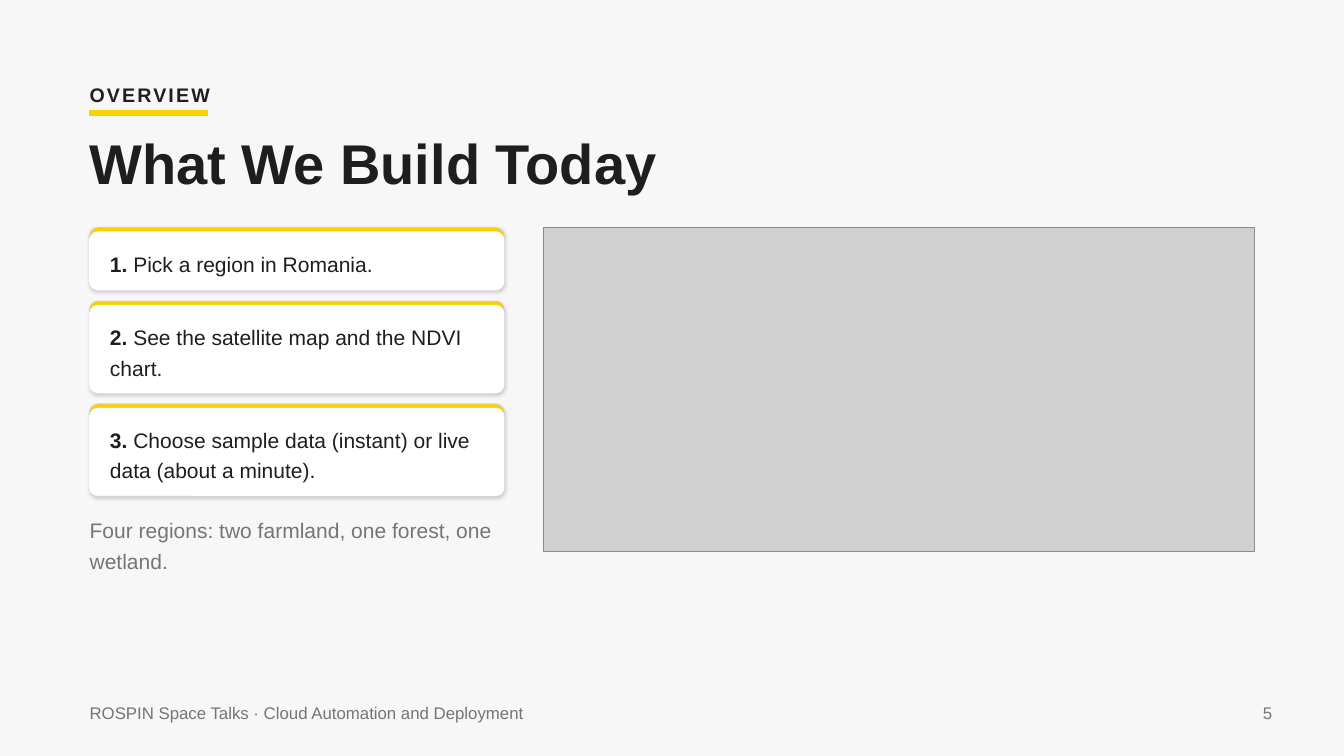
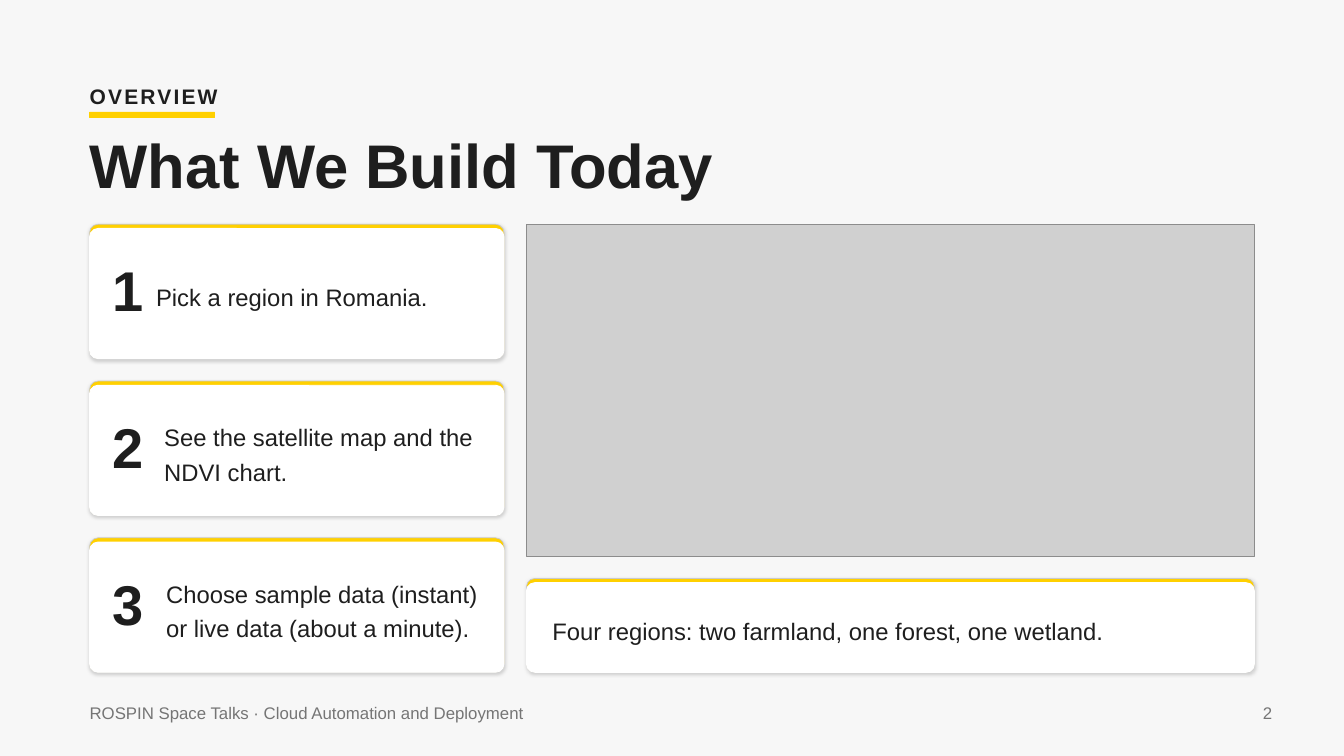
Before and after one commit to agi1clj/ROSPIN_Workshop_Infra, a slide deck: slide 2 of docs/ROSPIN-Cloud-Workshop.pptx (slide 5 before the commit). Drawn at 1344x756 pixels with LibreOffice and Linux fonts; fonts in the diff are those of the drawing; grey boxes stand for pictures. Boxes give left, top, right and bottom in pixels: in the first picture for what was removed or moved away, otherwise in the second. Text is boxed around its words. In the diff, an @@ line names an element or a change of style, - is before the commit and + after.

```diff
--- a/docs/ROSPIN-Cloud-Workshop.pptx
+++ b/docs/ROSPIN-Cloud-Workshop.pptx
@@ text "OVERVIEW" at box(89, 79, 236, 120): size 21 to 22.5 pt @@
@@ rectangle: place and size @@
-rectangle at box(89, 110, 208, 116)
+rectangle at box(89, 112, 214, 118)
@@ text "What We Build Today" at box(90, 143, 713, 199): size 60 to 66 pt @@
@@ rounded rectangle: place and size @@
-rounded rectangle at box(89, 228, 504, 290)
+rounded rectangle at box(89, 224, 504, 359)
@@ rounded rectangle: place and size @@
-rounded rectangle at box(89, 232, 504, 290)
+rounded rectangle at box(89, 228, 504, 359)
@@ picture: place and size @@
-picture at box(543, 228, 1254, 551)
+picture at box(526, 224, 1254, 556)
@@ text added at box(113, 272, 144, 311), 60 pt, text #1E1E1E, bold @@
+1
@@ text at box(156, 288, 428, 311): text changed; size 22.5 to 25.5 pt @@
-1. Pick a region in Romania.
+Pick a region in Romania.
@@ rounded rectangle: place and size @@
-rounded rectangle at box(89, 404, 504, 495)
+rounded rectangle at box(89, 381, 504, 515)
@@ rounded rectangle: place and size @@
-rounded rectangle at box(89, 408, 504, 495)
+rounded rectangle at box(89, 385, 504, 515)
@@ text added at box(113, 429, 144, 468), 60 pt, text #1E1E1E, bold @@
+2
@@ text at box(164, 428, 473, 482): text changed; size 22.5 to 25.5 pt @@
-2. See the satellite map and the NDVI chart.
+See the satellite map and the NDVI chart.
@@ rounded rectangle: place and size @@
-rounded rectangle at box(89, 301, 504, 392)
+rounded rectangle at box(89, 538, 504, 672)
@@ proportions changed in 6 elements at box(89, 381, 504, 515), box(89, 385, 504, 515), box(89, 224, 504, 359), box(89, 228, 504, 359), box(89, 538, 504, 672), box(89, 542, 504, 673) @@
@@ rounded rectangle: place and size @@
-rounded rectangle at box(89, 305, 504, 392)
+rounded rectangle at box(89, 542, 504, 673)
@@ text added at box(113, 586, 144, 626), 60 pt, text #1E1E1E, bold @@
+3
@@ text at box(166, 585, 477, 642): text changed; size 22.5 to 25.5 pt @@
-3. Choose sample data (instant) or live data (about a minute).
+Choose sample data (instant) or live data (about a minute).
@@ rounded rectangle added at box(526, 579, 1254, 673), fill #FFD000, outline #C9C9C9 0.75 pt @@
@@ rounded rectangle added at box(526, 583, 1254, 672), fill #FFFFFF, outline #FFFFFF 1 pt @@
@@ text "Four regions: two farmland, one ...": place and size @@
-text "Four regions: two farmland, one ..." at box(90, 523, 491, 569)
+text "Four regions: two farmland, one ..." at box(552, 622, 1103, 645)
@@ text "Four regions: two farmland, one ..." at box(552, 622, 1103, 645): size 22.5 to 25.5 pt, text colour #757575 to #1E1E1E @@
@@ text at box(1263, 707, 1272, 719): text changed @@
-5
+2
```
Also in this commit, not shown: 18 other slides changed, 2 slides added, 9 slides removed, 1 other file.
